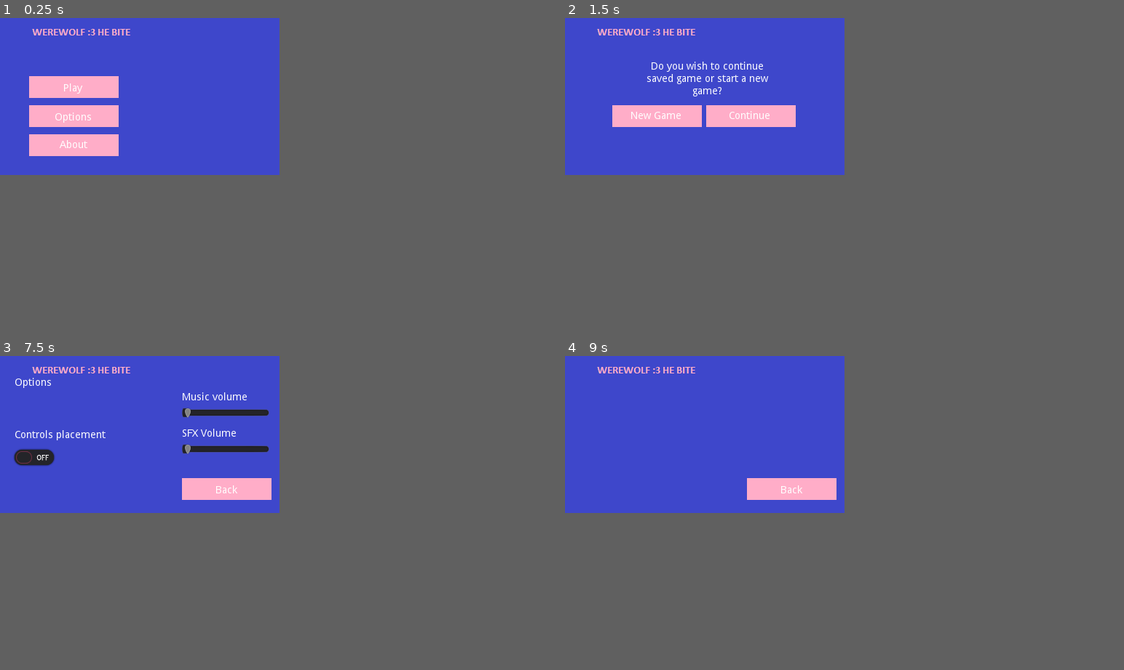
Above: before the commit, frames 1-4 (two rows, left to right).
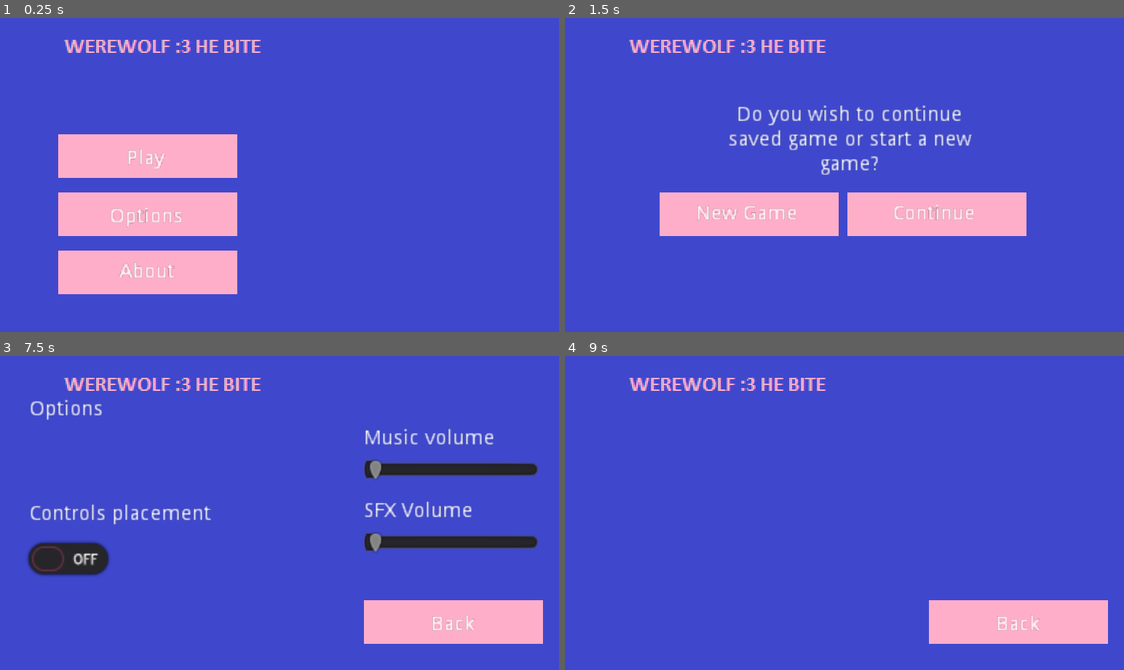
Above: after the commit, the same moments.

Repository: StitchedTeam/werewolf
Game: Godot game, scene res://GameScenes/MainMenu.tscn
Same seed, same stepped clock (60 frames per second), same inputs: the game is played once before the commit and once after it.
Inputs (mouse positions are in pixels of both pictures, inside the frame that each line leads up to):
- Up to frame 1 (0.25 s): no input
- Up to frame 2 (1.5 s): click "Play" at 0.5 s; click "New Game" at 1.25 s
- Up to frame 3 (7.5 s): click "New Game" at 2 s; click "Continue" at 2.75 s; click "Continue" at 3.5 s; tap Enter at 4.25, 6.5 s; move the mouse to (201, 425) at 4.27 s; press the mouse at (201, 425) at 4.28 s; hold Right (ui_right) 4.28-5.03 s; tap Space (ui_select) at 4.52, 5, 5.27 s; move the mouse to (83, 443) at 5.02 s; release the mouse at (83, 443) at 5.03 s; hold Left (ui_left) 5.03-5.75 s; click (83, 443) at 5.1 s; click "Play" at 5.75 s; move the mouse to (167, 399) at 6.52 s; press the mouse at (167, 399) at 6.53 s; hold Right (ui_right) 6.53-7.25 s; release the mouse at (167, 399) at 7.25 s; click "Options" at 7.25 s
- Up to frame 4 (9 s): click "Back" at 8 s; click "About" at 8.75 s
The window is 384x216 before the commit and 768x432 after it. Grey fills any space a smaller window leaves; there, only what the larger window draws over its background counts as a difference.

The runs differ from the first frame. In frame 1, 16% of the frame differs, in the area x 5-47%, y 3-88%; in frame 2, 14%; in frame 3, 14%; in frame 4, 6.6%.

Commit message:
Changed graphics settings to fit pixel art

Diff:
--- a/Werewolf/Characters/Enemies/GenericEnemy.tscn
+++ b/Werewolf/Characters/Enemies/GenericEnemy.tscn
@@ -193,6 +193,8 @@
 exclude_parent = true
 cast_to = Vector2( -50, 0 )
 collision_mask = 1
+collide_with_areas = false
+collide_with_bodies = true
 
 [node name="RayCast2DCollUp" type="RayCast2D" parent="."]
 position = Vector2( 0, 13.315 )
@@ -200,6 +202,8 @@
 exclude_parent = true
 cast_to = Vector2( -5, 0 )
 collision_mask = 1
+collide_with_areas = false
+collide_with_bodies = true
 
 [node name="RayCast2DCollDown" type="RayCast2D" parent="."]
 position = Vector2( 0, -14.685 )
@@ -207,6 +211,8 @@
 exclude_parent = true
 cast_to = Vector2( -5, 0 )
 collision_mask = 1
+collide_with_areas = false
+collide_with_bodies = true
 
 [node name="RayCast2DRunUp" type="RayCast2D" parent="."]
 position = Vector2( 0, -12 )
@@ -214,6 +220,8 @@
 exclude_parent = true
 cast_to = Vector2( 0, -3 )
 collision_mask = 1
+collide_with_areas = false
+collide_with_bodies = true
 
 [node name="RayCast2DRunDown" type="RayCast2D" parent="."]
 position = Vector2( 0, 11 )
@@ -221,7 +229,8 @@
 exclude_parent = true
 cast_to = Vector2( 0, 3 )
 collision_mask = 1
-_sections_unfolded = [ "Pause" ]
+collide_with_areas = false
+collide_with_bodies = true
 
 [node name="AnimationPlayer" type="AnimationPlayer" parent="."]
 root_node = NodePath("..")
@@ -259,4 +268,3 @@
 normal_map = null
 h_frames = 1
 v_frames = 1
-_sections_unfolded = [ "process_material" ]
--- a/Werewolf/project.godot
+++ b/Werewolf/project.godot
@@ -27,6 +27,7 @@
 
 window/size/width=384
 window/size/height=216
+window/stretch/mode="2d"
 
 [input]
 
@@ -112,4 +113,27 @@
 
 [rendering]
 
+quality/intended_usage/framebuffer_allocation=0
+quality/intended_usage/framebuffer_allocation.mobile=0
+quality/2d/use_pixel_snap=true
+quality/filters/anisotropic_filter_level=1
+quality/directional_shadow/size=256
+quality/directional_shadow/size.mobile=256
+quality/shadow_atlas/size=256
+quality/shadow_atlas/size.mobile=256
+quality/shadow_atlas/quadrant_0_subdiv=0
+quality/shadow_atlas/quadrant_1_subdiv=0
+quality/shadow_atlas/quadrant_2_subdiv=0
+quality/shadow_atlas/quadrant_3_subdiv=0
+quality/reflections/texture_array_reflections=false
+quality/reflections/high_quality_ggx=false
+quality/shading/force_vertex_shading.mobile=false
+quality/shading/force_lambert_over_burley.mobile=false
+quality/shading/force_blinn_over_ggx.mobile=false
+quality/depth_prepass/enable=false
+quality/subsurface_scattering/weight_samples=false
+quality/voxel_cone_tracing/high_quality=false
+quality/reflections/atlas_size=0
+quality/reflections/atlas_subdiv=0
+quality/depth/hdr=false
 environment/default_environment="res://default_env.tres"
